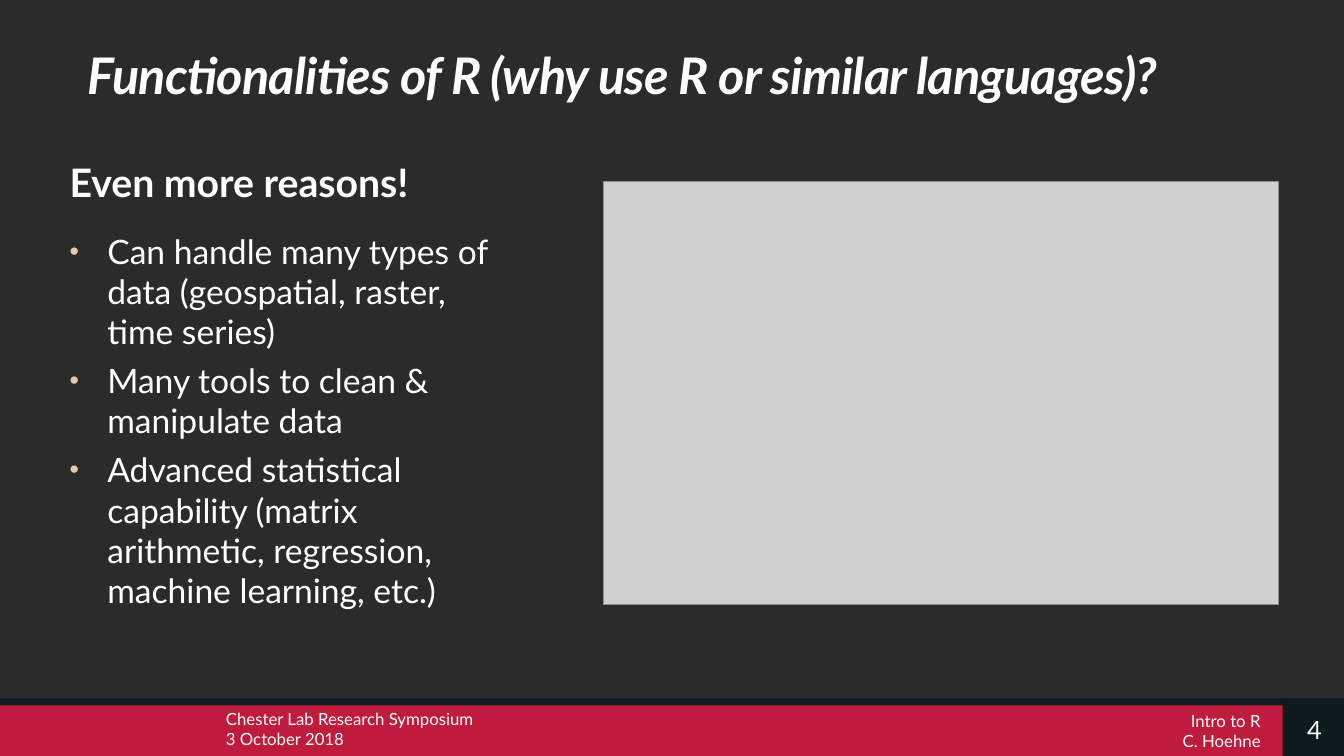
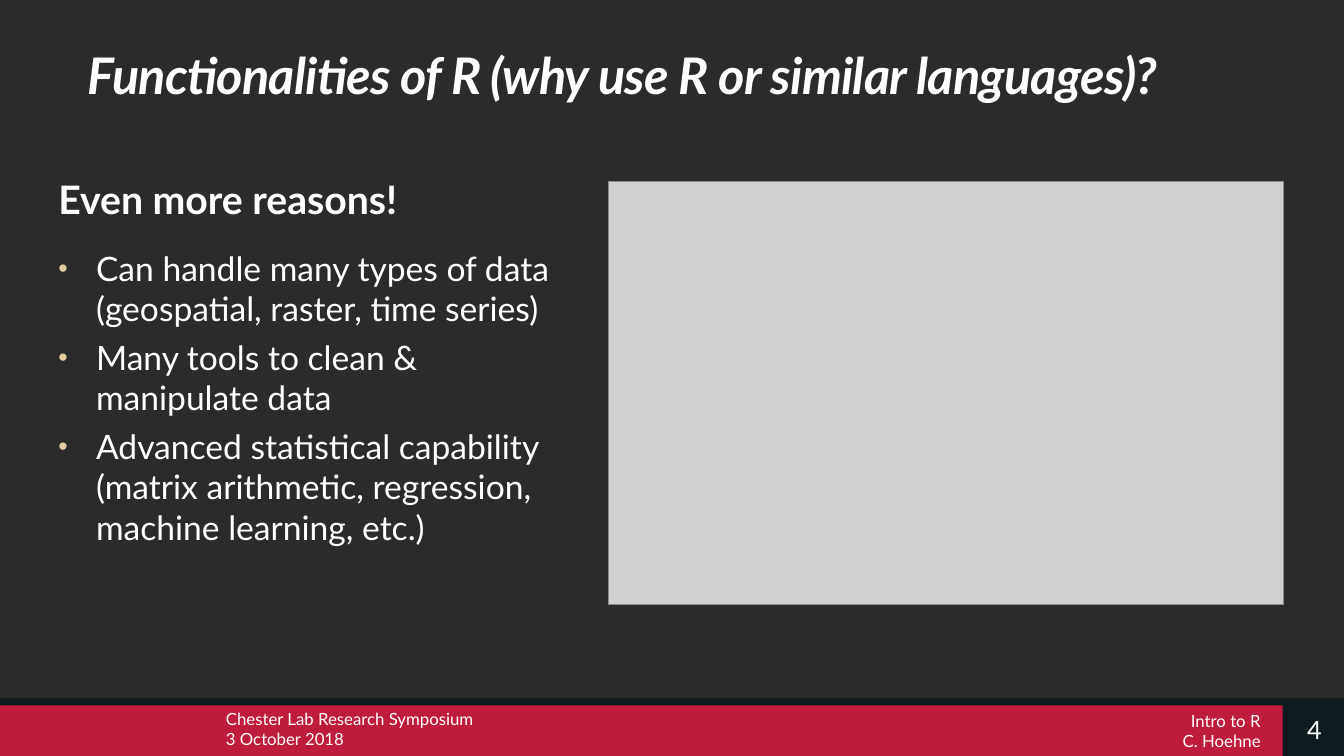
Before and after one commit to cghoehne/chester-lab-R-tutorial, a slide deck: slide 4 of intro-to-R.pptx. Drawn at 1344x756 pixels with LibreOffice and Linux fonts; fonts in the diff are those of the drawing; grey boxes stand for pictures; background and template pictures are left out; a plain dark background stands for a picture behind light text. Boxes give left, top, right and bottom in pixels: in the first picture for what was removed or moved away, otherwise in the second. Text is boxed around its words. In the diff, an @@ line names an element or a change of style, - is before the commit and + after.

```diff
--- a/intro-to-R.pptx
+++ b/intro-to-R.pptx
@@ text "Even more reasons!" rewrapped from [70,168,488,609] to [58,185,549,546] @@
@@ picture: place and size @@
-picture at [604,181,1279,605]
+picture at [609,181,1285,605]
```
Also in this commit, not shown: 7 other slides changed, 1 other file.
